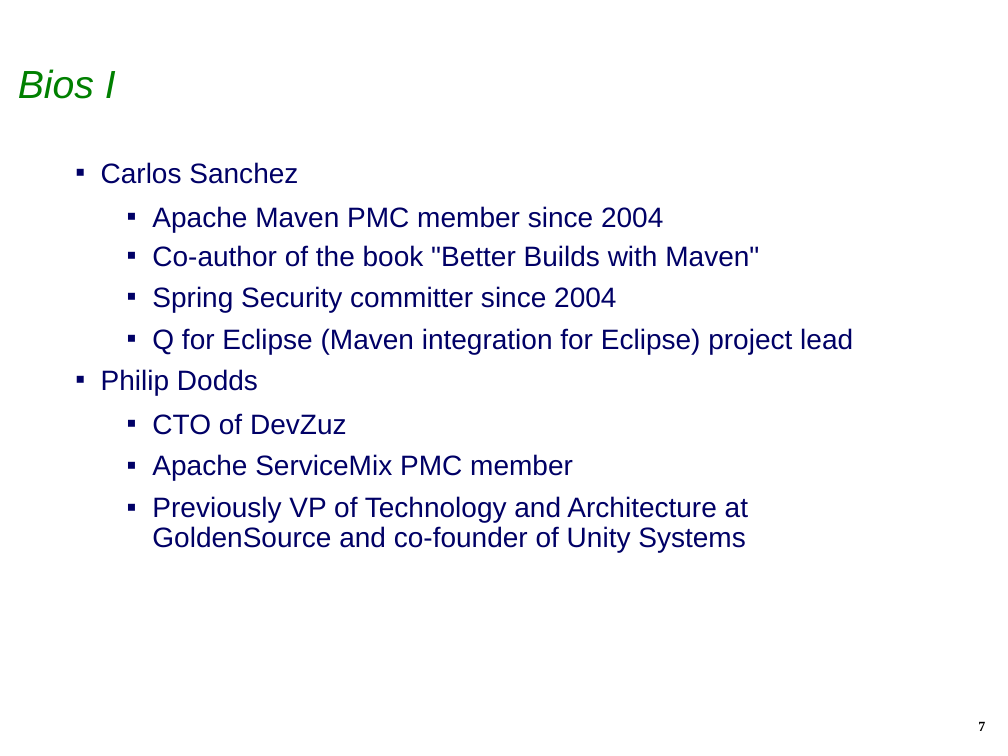
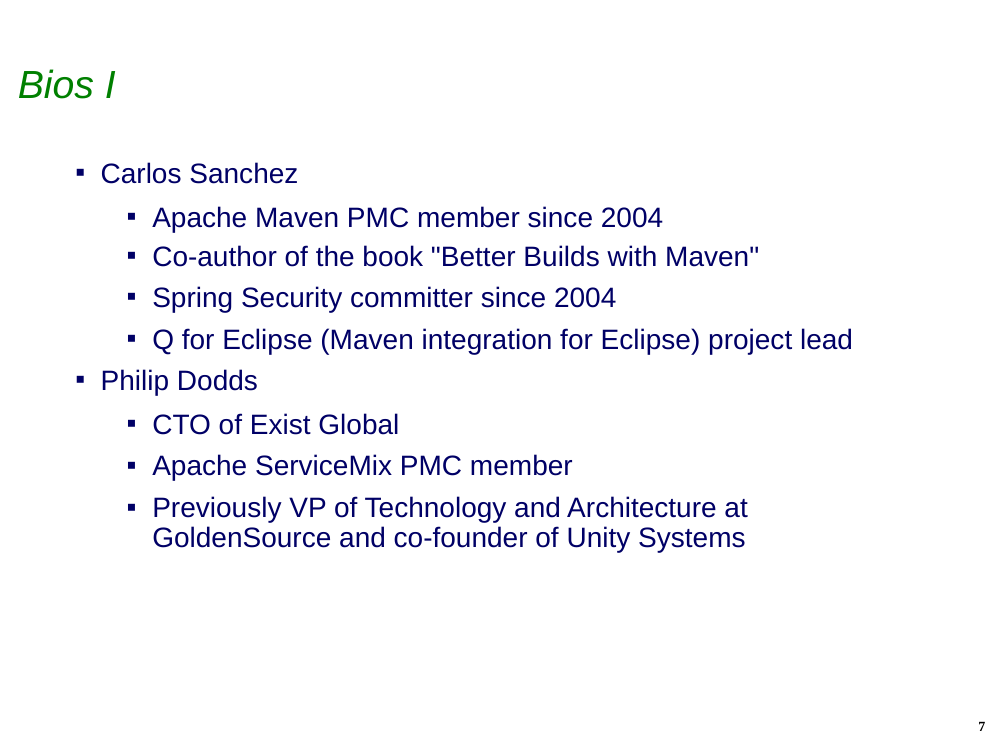
Before and after one commit to isabella232/q4e, a slide deck: slide 7 of docs/EclipseIAMCreationReview.ppt. Drawn at 1008x756 pixels with LibreOffice and Linux fonts; fonts in the diff are those of the drawing; background and template pictures are left out. Boxes give left, top, right and bottom in pixels: in the first picture for what was removed or moved away, otherwise in the second. Text is boxed around its words. In the diff, an @@ line names an element or a change of style, - is before the commit and + after.

```diff
--- a/docs/EclipseIAMCreationReview.ppt
+++ b/docs/EclipseIAMCreationReview.ppt
@@ text at box(152, 206, 853, 552): indent changed @@
@@ text at box(152, 413, 399, 435): text changed @@
-  ▪ CTO of DevZuz
+  ▪ CTO of Exist Global
```
Also in this commit, not shown: 8 other slides changed.
